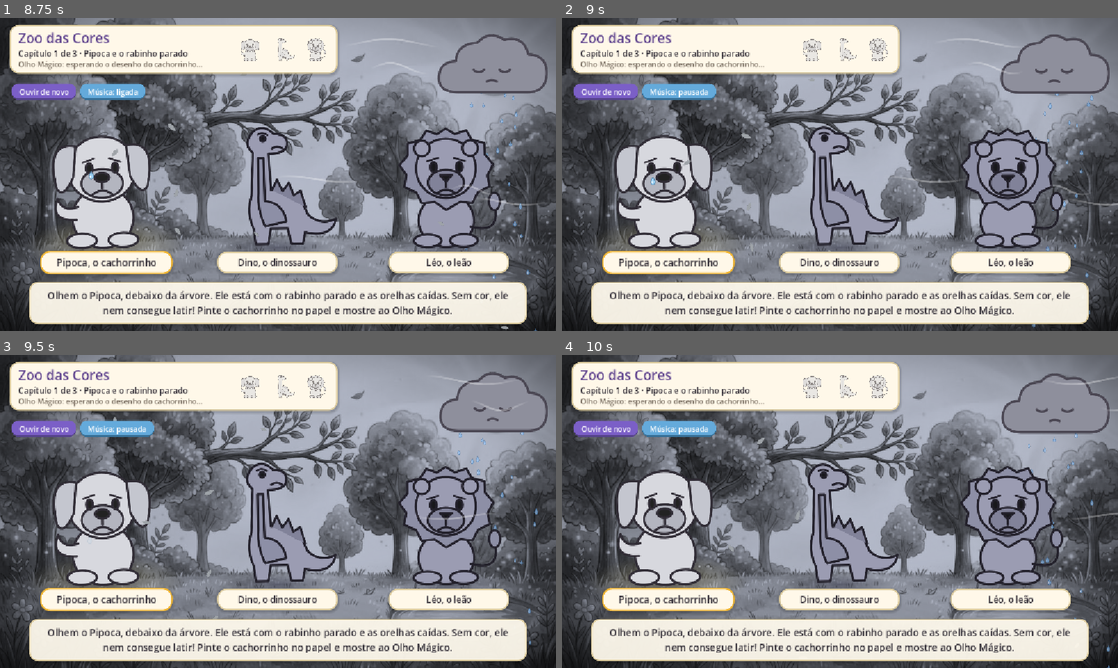
Above: before the commit, frames 1-4 (two rows, left to right).
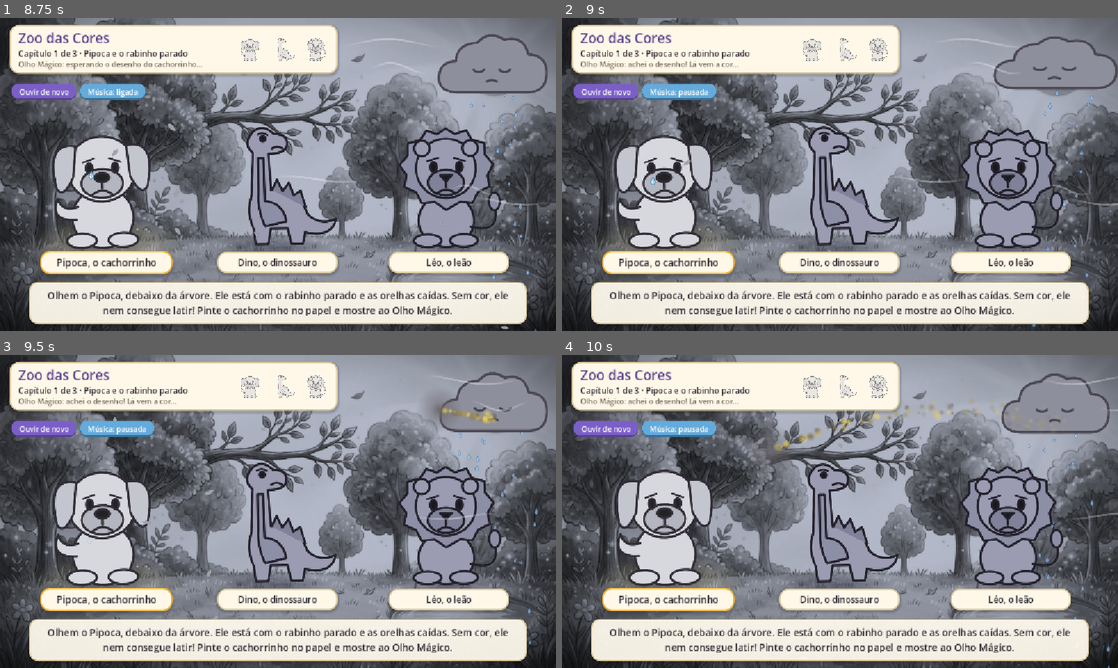
Above: after the commit, the same moments.

Repository: thnepomuceno/zoo
Game: Godot game, scene res://godot/scenes/floresta.tscn
The game is run twice, just before and just after one commit, with the same random seed, the same clock (stepped at 60 frames per second) and the same inputs.
Inputs:
- Up to frame 1 (8.75 s): click "Ouvir a história" at 0.5 s; click "Vamos pintar!" at 1.25 s; click "Ouvir de novo" at 2 s; click "Música: ligada" at 2.75 s; click "Música: pausada" at 3.5 s; click "Ouvir de novo" at 4.25 s; click "Música: ligada" at 5 s; click "Música: pausada" at 5.75 s; click "Ouvir de novo" at 6.5 s; click "Música: ligada" at 7.25 s; click "Música: pausada" at 8 s
- Up to frame 2 (9 s): tap Enter at 8.75 s; tap K at 8.85 s
- Up to frame 3 (9.5 s): no input
- Up to frame 4 (10 s): tap K at 9.6 s

Frame 1 is identical in both runs. In frame 2, 1.1% of the frame differs, in the area x 11-100%, y 5-25%; in frame 3, 0.7%; in frame 4, 0.8%.

Commit message:
feat: tecla K simula a pintura do próximo amigo
Co-Authored-By: Claude Opus 5.5 <noreply@anthropic.com>

Diff:
--- a/godot/scenes/floresta.gd
+++ b/godot/scenes/floresta.gd
@@ -304,6 +304,22 @@
 	if iniciada and etapa < 3 and not animando and not cutucados.has(etapa):
 		espera.start(ESPERA_CUTUCAR)
 
+## Tecla K: simula a câmera pintando o amigo da vez com cores sorteadas.
+## Antes de começar, inicia a aventura; depois do final, repinta um amigo qualquer.
+func _unhandled_input(evento: InputEvent) -> void:
+	if not (evento is InputEventKey and evento.pressed and not evento.echo and evento.keycode == KEY_K):
+		return
+	get_viewport().set_input_as_handled()
+	if not iniciada:
+		iniciar_aventura()
+		return
+	if animando:
+		return
+	var nome: String = NOMES[etapa] if etapa < 3 else NOMES.pick_random()
+	var paleta: Array = CORES.keys()
+	paleta.shuffle()
+	processar_animais([{"nome": nome, "cores": paleta.slice(0, randi_range(1, 3))}])
+
 func cutucar() -> void:
 	if iniciada and etapa < 3 and not animando and not narrador.falando:
 		cutucados[etapa] = true
